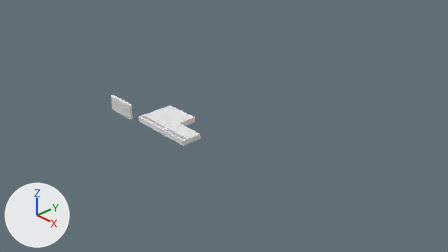
A saved change to the Blender file protoboard.blend.
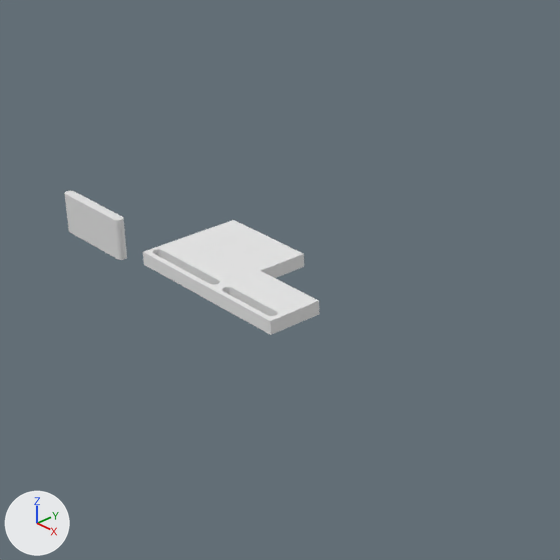
Each version appears first from the file's camera 'Camera', and next in a close-up on the part from 20% to 64% of the width and 11% to 89% of the height. Lighting does not change. The marker at lower left points along +X, +Y and +Z.

The first close-up shows 'bolt_hole.001', 'protoboard'.
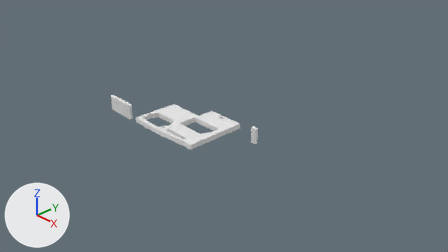
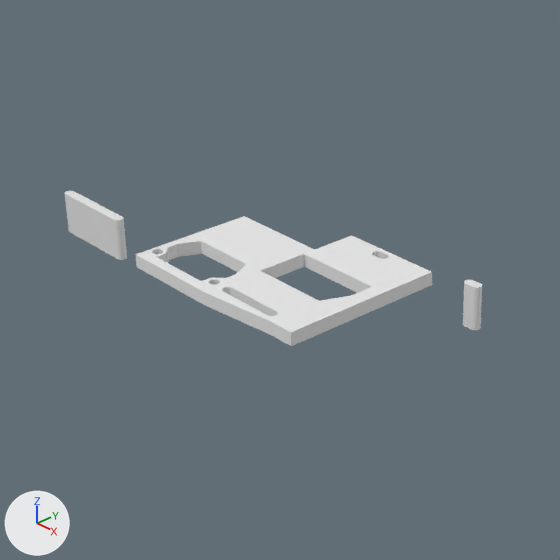
Where the change shows, as pixel boxes [x1, y1, x2, y2] in the close-ups (560 x 560 px):
'protoboard', reshaped (67% wider, 13% taller)
    before: [143, 220, 320, 335]
    after: [136, 216, 432, 346]
'bolt_hole.000', added
    after: [463, 280, 482, 330]
part 1 of me_cube, built on
    before: [143, 238, 319, 335]
    after: [136, 216, 432, 346]

The change, as a list of edits to the scene's bpy script:
```text
Change me_cube:
    used by ob_protoboard; location = (0.0, 0.014, 0.0); scale = (1.0, 1.0, 0.125)
    remove me_cube.from_pydata(...)  # 280 vertices, 150 faces; spans x -2.0..-0.23, y -0.51..0.49, z 0.0..1.0
    add me_cube.from_pydata(...)  # 594 vertices, 323 faces; spans x -2.0..0.02, y -0.59..1.05, z 0.0..1.0
    me_cube part 1: 40 vertices moved from x -2.0..-1.0, y -0.51..-0.37, z 0.0..1.0 to x -2.0..-1.0, y -0.59..-0.37, z 0.0..1.0; 16 vertices removed from x -1.95..-1.91, y -0.46..-0.37, z 0.0..1.0; 330 vertices added at x -2.0..0.02, y -0.51..1.05, z 0.0..1.0
Add me_cylinder_002:
    me_cylinder_002.from_pydata(...)  # 132 vertices, 82 faces; spans x -1.864..-1.528, y -0.094..0.094, z -0.142..0.251
Add ob_bolt_hole_000:
    ob_bolt_hole_000 = bpy.data.objects.new('bolt_hole.000', me_cylinder_002)
    ob_bolt_hole_000.location = (1.433, 0.969, 0.0)
    ob_bolt_hole_000.scale = (0.5, 0.5, 1.0)
```
